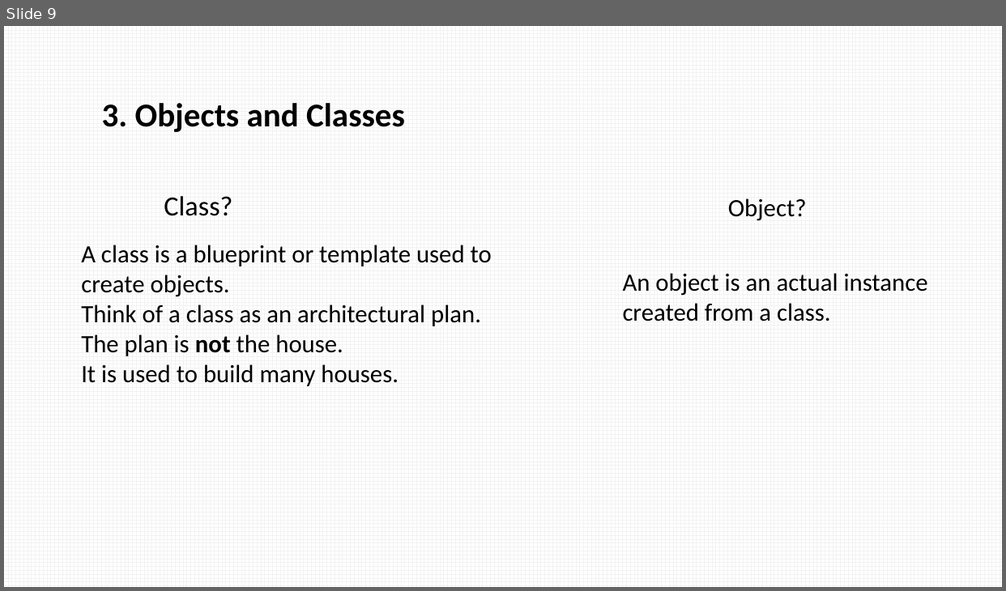
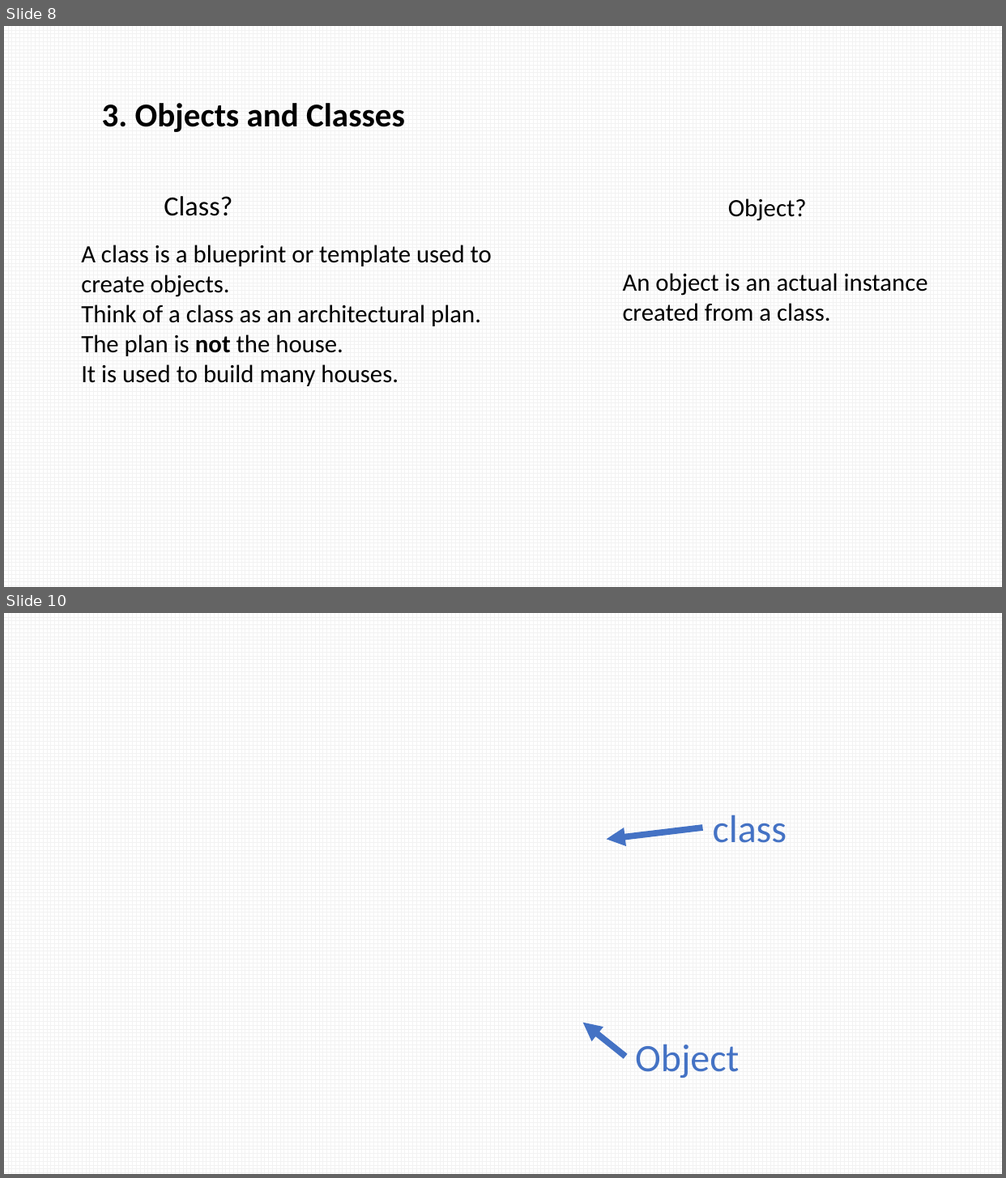
Before and after one commit to chamsi-am/python-course, a slide deck: course/course8.pptx. Shown one above the other, each under a label of ours: slide 9 before the commit, slides 8 and 10 after it; the slides between them are not shown. The pictures are 1006x591 and 1006x1178 pixels, drawn with LibreOffice and Linux fonts; fonts in the diff are those of the drawing; background and template pictures are left out. Boxes give left, top, right and bottom in pixels: in the first picture for what was removed or moved away, otherwise in the second. Text is boxed around its words. In the diff, an @@ line names an element or a change of style, - is before the commit and + after.

```diff
--- a/course/course8.pptx
+++ b/course/course8.pptx
@@ slide 10 added at [4, 613, 1002, 1174], background picture (left out) @@
@@ arrow added from (702, 828) to (607, 840), #4472C4 4.5 pt @@
@@ text added at [713, 815, 787, 843], 28 pt, text #4472C4 @@
+class
@@ arrow added from (626, 1057) to (583, 1022), #4472C4 4.5 pt @@
@@ text added at [635, 1044, 739, 1078], 28 pt, text #4472C4 @@
+Object
@@ what was slide 9 is now slide 8 @@
```
Also in this commit, not shown: 1 other slide added, 3 slides removed.
